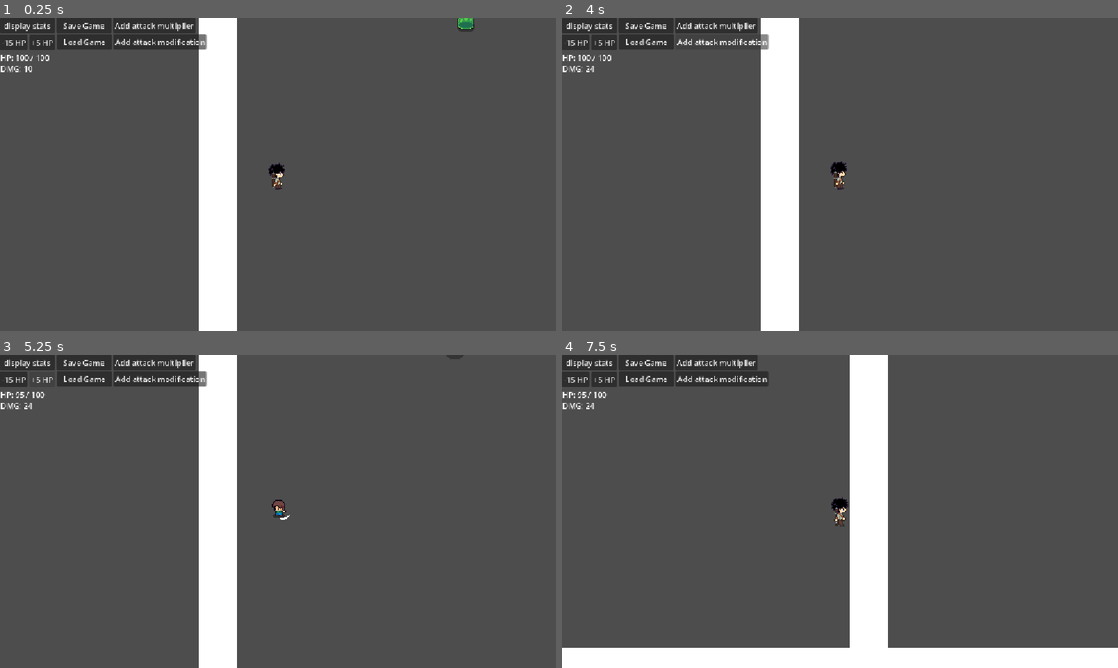
Above: before the commit, frames 1-4 (two rows, left to right).
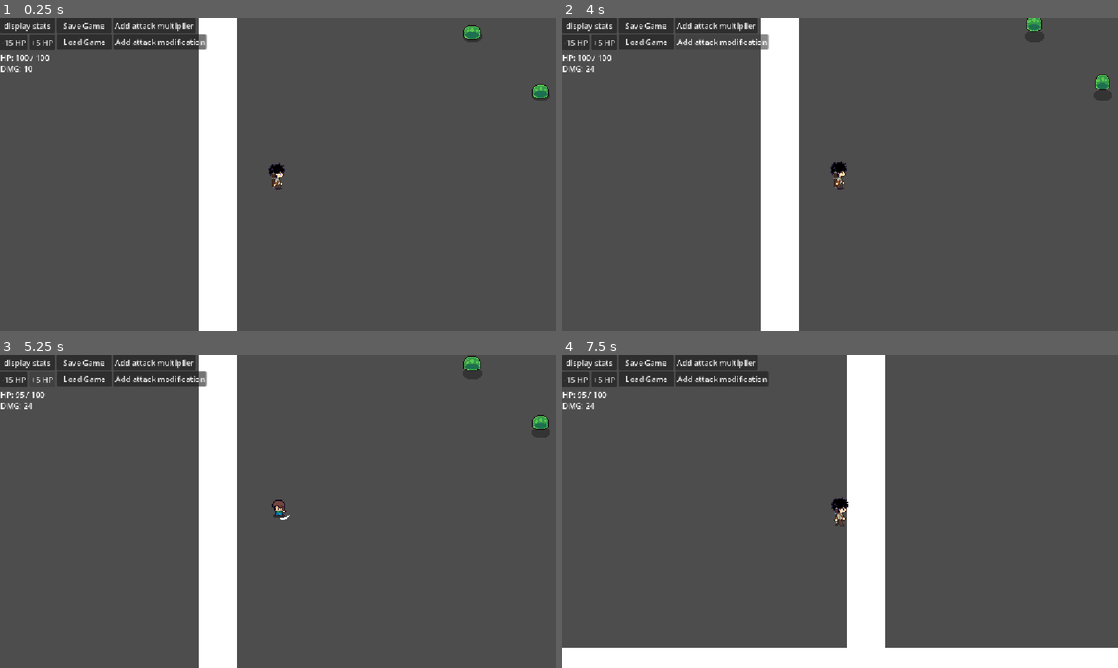
Above: after the commit, the same moments.

Repository: smymrr/Echeos-of-The-Veil
Game: Godot game, scene res://scenes/main.tscn
Same seed, same stepped clock (60 frames per second), same inputs: the game is played once before the commit and once after it.
Inputs (mouse positions are in pixels of both pictures, inside the frame that each line leads up to):
- Up to frame 1 (0.25 s): no input
- Up to frame 2 (4 s): click "Save Game" at 0.5 s; click "Load Game" at 1.25 s; click "display stats" at 2 s; click "Add attack multiplier" at 2.75 s; click "Add attack modification" at 3.5 s
- Up to frame 3 (5.25 s): click "-15 HP" at 4.25 s; click "+5 HP" at 5 s
- Up to frame 4 (7.5 s): move the mouse to (962, 495) at 5.77 s; hold D (move_right) 5.78-6.53 s; tap Q (dash) at 5.85, 7.35 s; move the mouse to (728, 527) at 6.52 s; hold S (move_down) 6.53-7.28 s; click (728, 527) at 6.6 s; move the mouse to (895, 442) at 7.27 s; hold D (move_right) from 7.28 s (still down)

The runs differ from the first frame. In frame 1, 0.4% of the frame differs, in the area x 82-99%, y 0-27%; in frame 2, 0.4%; in frame 3, 0.5%; in frame 4, 0.9%, in the area x 51-59%, y 0-94%.

Commit message:
refactor ai

Diff:
--- a/scenes/main.tscn
+++ b/scenes/main.tscn
@@ -13,6 +13,9 @@
 [node name="Slime" parent="." unique_id=1521115122 instance=ExtResource("3_sugp2")]
 position = Vector2(260, -151)
 
+[node name="Slime3" parent="." unique_id=1131718497 instance=ExtResource("3_sugp2")]
+position = Vector2(331, -90)
+
 [node name="Control" parent="." unique_id=1676327586 instance=ExtResource("4_jyhfs")]
 
 [node name="Slime2" parent="." unique_id=1906787784 instance=ExtResource("3_sugp2")]
--- a/scenes/player.tscn
+++ b/scenes/player.tscn
@@ -11,10 +11,10 @@
 [ext_resource type="AudioStream" uid="uid://hbasqsg2bn3n" path="res://assets/audio/player/attack/sword attack.mp3" id="9_ur7pv"]
 
 [sub_resource type="RectangleShape2D" id="RectangleShape2D_tdg3f"]
-size = Vector2(20, 32)
+size = Vector2(14, 29)
 
 [sub_resource type="RectangleShape2D" id="RectangleShape2D_dtqjt"]
-size = Vector2(30, 40)
+size = Vector2(23, 40)
 
 [sub_resource type="AtlasTexture" id="AtlasTexture_cs1tg"]
 atlas = ExtResource("6_smehm")
@@ -433,21 +433,23 @@
 script = ExtResource("4_fjrip")
 
 [node name="PlayerCollision" type="CollisionShape2D" parent="." unique_id=1187332823]
+position = Vector2(0, 1.5)
 shape = SubResource("RectangleShape2D_tdg3f")
 
 [node name="AttackHitbox" type="Area2D" parent="." unique_id=910346500]
 unique_name_in_owner = true
 position = Vector2(19, 0)
 collision_mask = 4
+
+[node name="HitboxDetection" type="CollisionShape2D" parent="AttackHitbox" unique_id=1810789784]
+position = Vector2(-3.5, 0)
+shape = SubResource("RectangleShape2D_dtqjt")
 metadata/_edit_group_ = true
-
-[node name="HitboxDetection" type="CollisionShape2D" parent="AttackHitbox" unique_id=1810789784]
-shape = SubResource("RectangleShape2D_dtqjt")
 
 [node name="ColorRect" type="ColorRect" parent="AttackHitbox" unique_id=1961924151]
 offset_left = -15.0
 offset_top = -20.0
-offset_right = 15.0
+offset_right = 8.0
 offset_bottom = 20.0
 color = Color(0.654902, 0.28235295, 0.27450982, 1)
 
@@ -456,8 +458,8 @@
 
 [node name="Sprite" type="AnimatedSprite2D" parent="." unique_id=414947906]
 sprite_frames = SubResource("SpriteFrames_r6hca")
-animation = &"walk_left"
-frame_progress = 0.96345824
+animation = &"walk_down"
+frame_progress = 0.20040493
 
 [node name="SwingSword" type="AudioStreamPlayer2D" parent="." unique_id=273571398]
 stream = ExtResource("9_ur7pv")
--- a/scenes/slime.tscn
+++ b/scenes/slime.tscn
@@ -206,15 +206,15 @@
 collision_mask = 2
 script = ExtResource("1_p2gj0")
 
-[node name="StateMachine" type="Node" parent="." unique_id=1442334748]
-
-[node name="Roam" type="Node" parent="StateMachine" unique_id=1815474446]
-
-[node name="Chase" type="Node" parent="StateMachine" unique_id=1661516401]
-
-[node name="Return" type="Node" parent="StateMachine" unique_id=635768161]
-
-[node name="Knockback" type="Node" parent="StateMachine" unique_id=1494471491]
+[node name="States" type="Node" parent="." unique_id=1442334748]
+
+[node name="Roam" type="Node" parent="States" unique_id=1815474446]
+
+[node name="Chase" type="Node" parent="States" unique_id=1661516401]
+
+[node name="Return" type="Node" parent="States" unique_id=635768161]
+
+[node name="Knockback" type="Node" parent="States" unique_id=1494471491]
 
 [node name="HealthComponent" type="Node" parent="." unique_id=752776740]
 
--- /dev/null
+++ b/scenes/states.gd
@@ -0,0 +1,11 @@
+extends Node
+
+
+# Called when the node enters the scene tree for the first time.
+func _ready() -> void:
+	pass # Replace with function body.
+
+
+# Called every frame. 'delta' is the elapsed time since the previous frame.
+func _process(delta: float) -> void:
+	pass
--- a/scripts/enemy/slime/slime.gd
+++ b/scripts/enemy/slime/slime.gd
@@ -3,8 +3,15 @@
 @export var speed: float = 50.0
 @export var health: int = 100
 @export var roam_radius: float = 150.0 # Jarak maksimal musuh berkeliaran dari posisi asal
+
+@export var attack_damage: int = 10
+@export var attack_windup: float = 0.4    # delay before the hit lands
+@export var attack_cooldown: float = 1.5
+
+@onready var knockback_decay: float = 15.0
 @onready var sprite: AnimatedSprite2D = $"Sprite"
-@onready var knockback_decay: float = 15.0
+@onready var hitbox: CollisionShape2D = $"Hitbox/Hit"
+
 
 # Status (State) pergerakan musuh
 enum State { ROAMING, CHASING, RETURNING, KNOCKBACK }
@@ -15,7 +22,7 @@
 var home_position: Vector2
 var target_roam_pos: Vector2
 
-var attacking: bool = false
+var can_attack: bool = false
 var is_alive: bool = true
 
 func _ready() -> void:
@@ -26,7 +33,7 @@
 	_set_new_roam_target()
 
 func _physics_process(delta: float) -> void:
-	if !is_alive:
+	if not is_alive:
 		return
 
 	var target_position = Vector2.ZERO
@@ -56,7 +63,7 @@
 			target_position = global_position
 
 	# Melakukan pergerakan menuju target yang aktif
-	if attacking:
+	if not can_attack:
 		return
 	var direction = (target_position - global_position).normalized()
 	var normal_velocity = direction * speed
@@ -82,7 +89,7 @@
 	tween.tween_property(self, "modulate", Color.WHITE, 0.2)
 
 func take_damage(damage: int, attacker_position: Vector2) -> void:
-	if !is_alive:
+	if not is_alive:
 		return
 
 	var force: float = 300.0
@@ -131,7 +138,6 @@
 
 func _on_sight_body_entered(body: Node2D) -> void:
 	# Pastikan objek yang masuk adalah Player (masukkan player ke group "player")
-	print(body.name)
 	if body.name == "Player":
 		player = body
 		current_state = State.CHASING
@@ -143,9 +149,14 @@
 		current_state = State.RETURNING
 
 func _on_hitbox_body_entered(body: Node2D) -> void:
+	if not is_alive:
+		return
+
 	print("Slime attack")
-	attacking = true
 	if body == player:
+		can_attack = false
 		_process_animation("attack")
+		if is_alive and player and hitbox.overlaps_body(player):
+			PlayerHealth.take_damage(attack_damage)
 		await get_tree().create_timer(2.0).timeout
-		attacking = false
+		can_attack = true
Not shown, added: scenes/states.gd.uid
